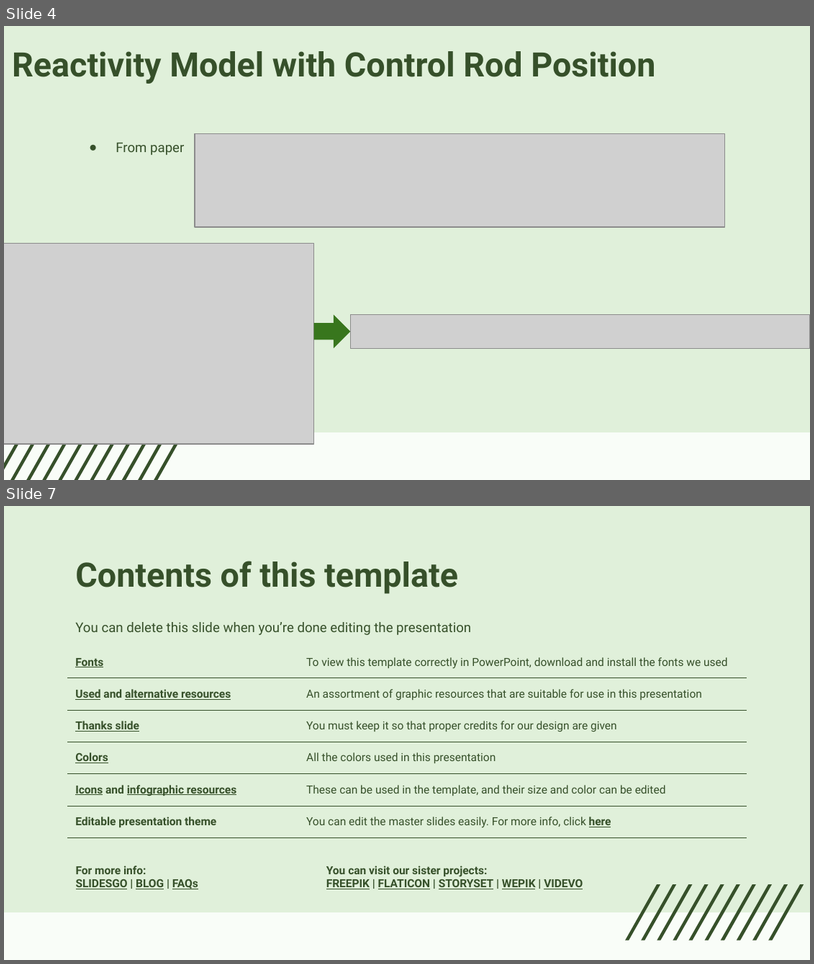
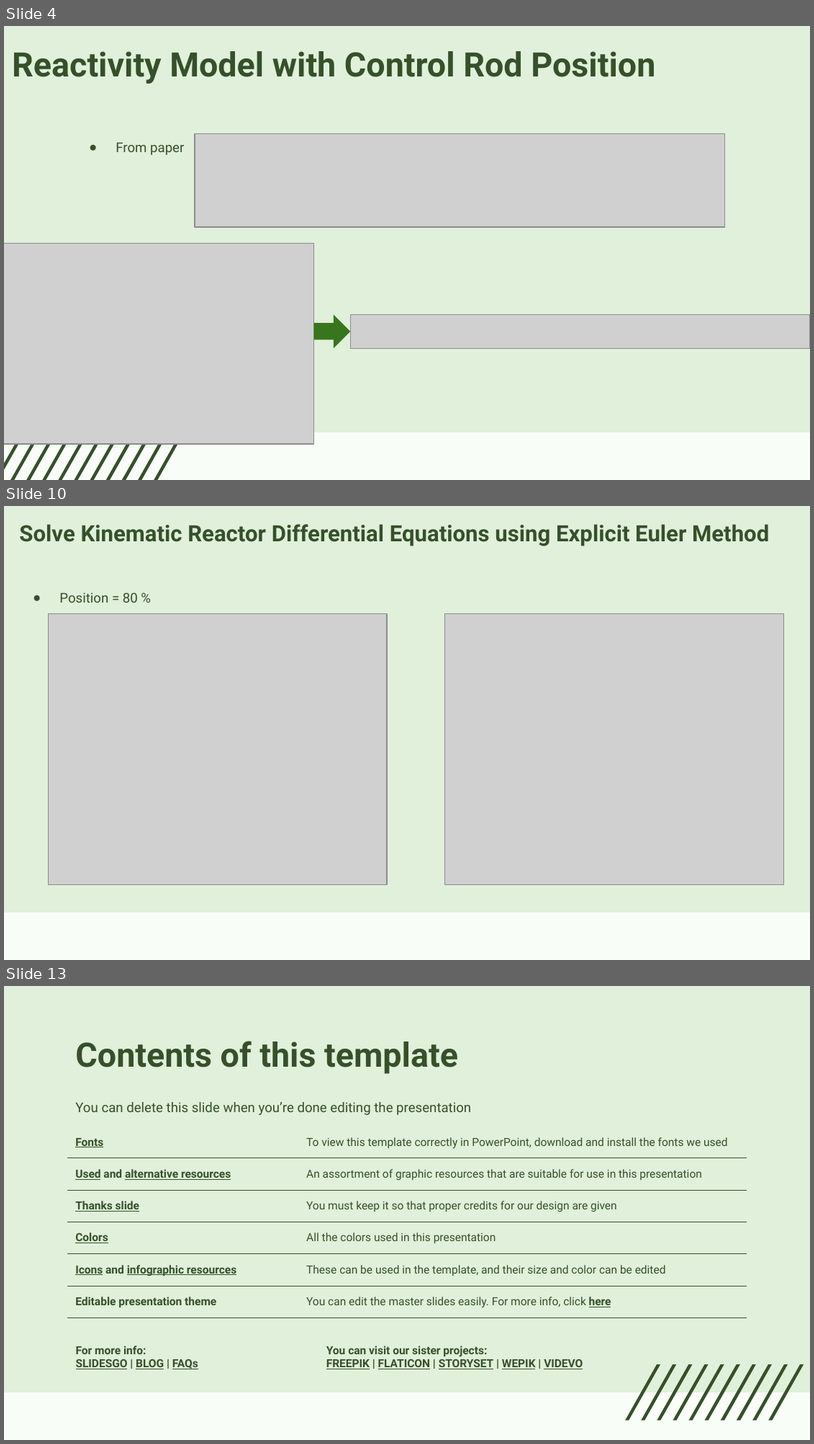
Before and after one commit to hahamadi/kartini-research-reactor, a slide deck: Presentation2_26-02-2026.pptx. Shown one above the other, each under a label of ours: slides 4 and 7 before the commit, slides 4, 10 and 13 after it; the slides between them are not shown. The pictures are 814x964 and 814x1444 pixels, drawn with LibreOffice and Linux fonts; fonts in the diff are those of the drawing; grey boxes stand for pictures. Boxes give left, top, right and bottom in pixels: in the first picture for what was removed or moved away, otherwise in the second. Text is boxed around its words. In the diff, an @@ line names an element or a change of style, - is before the commit and + after.

```diff
--- a/Presentation2_26-02-2026.pptx
+++ b/Presentation2_26-02-2026.pptx
@@ slide 10 added at [4,506,810,960], background #F9FDF8; not listed: 1 template element that a slide beside it also shows @@
@@ title added at [19,524,769,546], 20 pt, text #36502A, bold @@
+Solve Kinematic Reactor Differential Equations using Explicit Euler Method
@@ text added at [59,592,138,602], 12 pt, text #36502A @@
+● Position = 80 %
@@ picture added at [49,614,387,885] @@
@@ picture added at [445,614,784,885] @@
@@ what was slide 7 is now slide 13 @@
```
Also in this commit, not shown: 2 slides changed, 5 other slides added, 11 other files.
